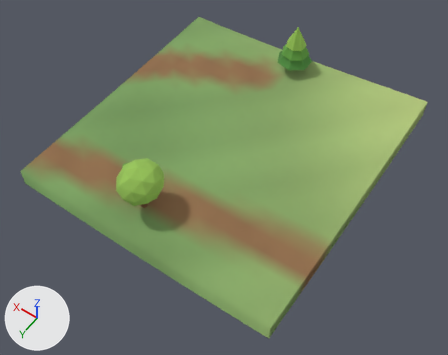
Renders of the glTF model client/public/models/chunks/-2_0.glb from each side of a commit.
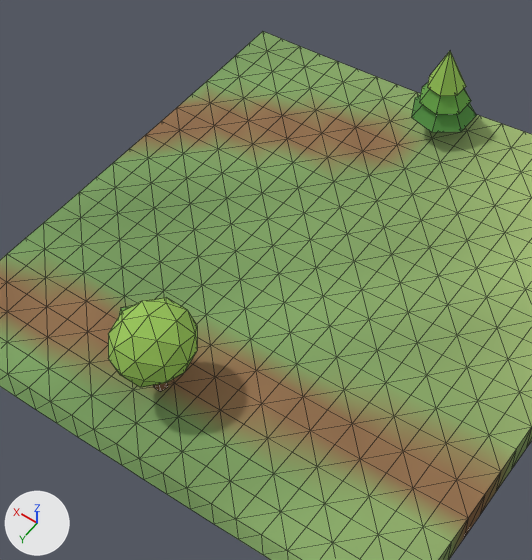
There are two pictures of each version: one whole from a camera (50 mm lens) standing at (-69.6, 20.0, 49.2) and looking at (-47.0, -11.7, -0.5), one close up on the part from 13% to 76% of the width and 0% to 84% of the height. Lighting does not change. The marker at lower left points along +X, +Y and +Z. The first two pictures are the older version. The close-ups show mesh edges as thin lines. Vertices at exactly the same position are counted once.

Names of what the first close-up shows: 'scenery', 'terrain'.
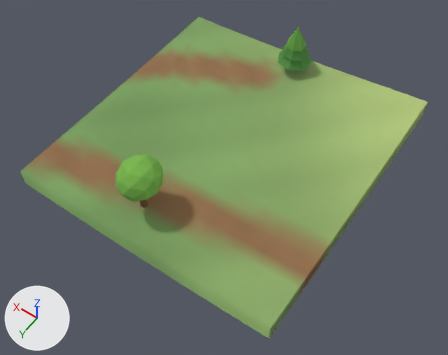
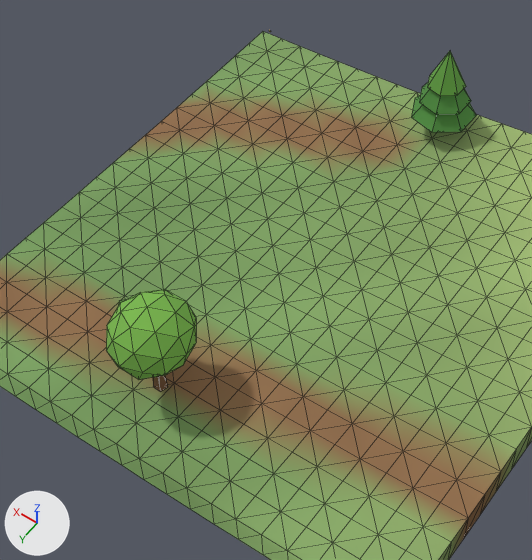
Changed parts and their boxes [x1, y1, x2, y2] in the close-ups (532 x 560 px; the box of a moved part takes in the faces that stretch with it):
'scenery', reshaped (6% taller): before [108, 51, 477, 391]; after [106, 30, 477, 391]
part 1 of me_scenery, moved or reshaped: before [108, 298, 197, 391]; after [106, 289, 196, 391]
part 2 of me_scenery, recoloured: [108, 51, 471, 387] in both

The change, as a list of edits to the scene's bpy script:
```text
Change me_scenery:
    used by ob_scenery; location = (0.0, 0.0, 0.0)
    remove me_scenery.from_pydata(...)  # 105 vertices, 182 faces; spans x -46.8..-40.5, y -29.9..-1.6, z 0.2..7.0
    add me_scenery.from_pydata(...)  # 119 vertices, 198 faces; spans x -46.8..-30.5, y -30.0..-1.6, z 0.2..7.0
    me_scenery part 1
    26 vertices in x -44.7..-40.5, y -5.9..-2.1, z 2.8..5.6 move by (0.0, 0.0, 0.6)
    24 vertices in x -45.1..-40.9, y -6.4..-1.6, z 1.7..5.9 move by (0.0, 0.0, 0.7)
    10 vertices in x -43.2..-40.5, y -5.3..-3.7, z 2.1..3.1 move by (0.0, 0.0, 0.5)
    me_scenery part 2: 135 kept faces spanning x -46.8..-40.5, y -29.9..-1.6, z 0.2..7.0 get new vertex colours; the middle colour goes from green #97c458 to green #76b34b
    other edits to the shape of me_scenery do not show in these pictures
```
